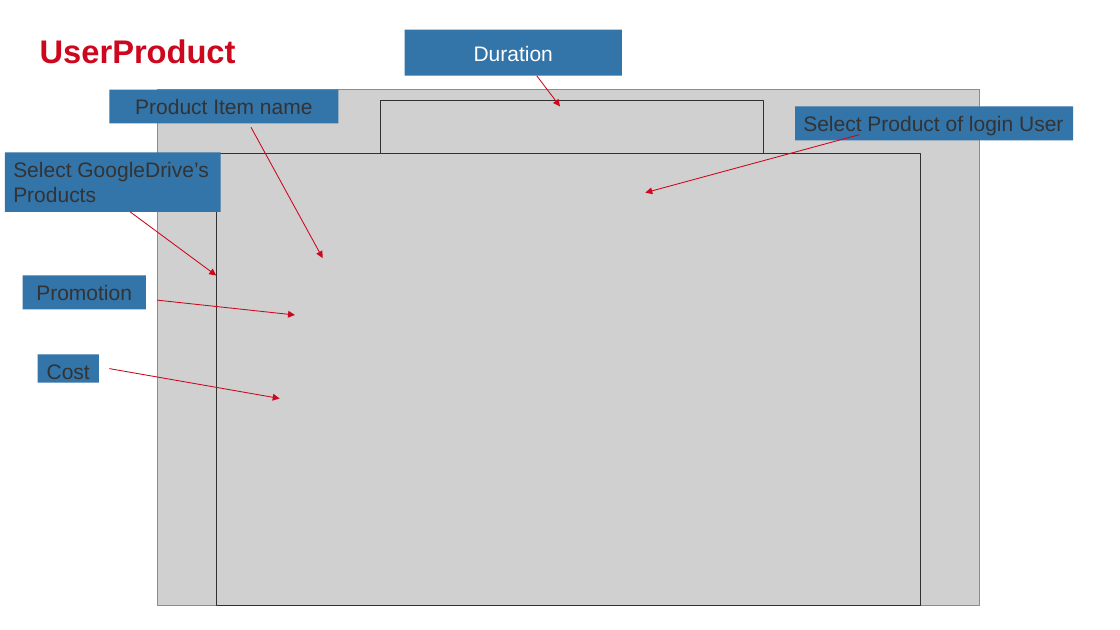
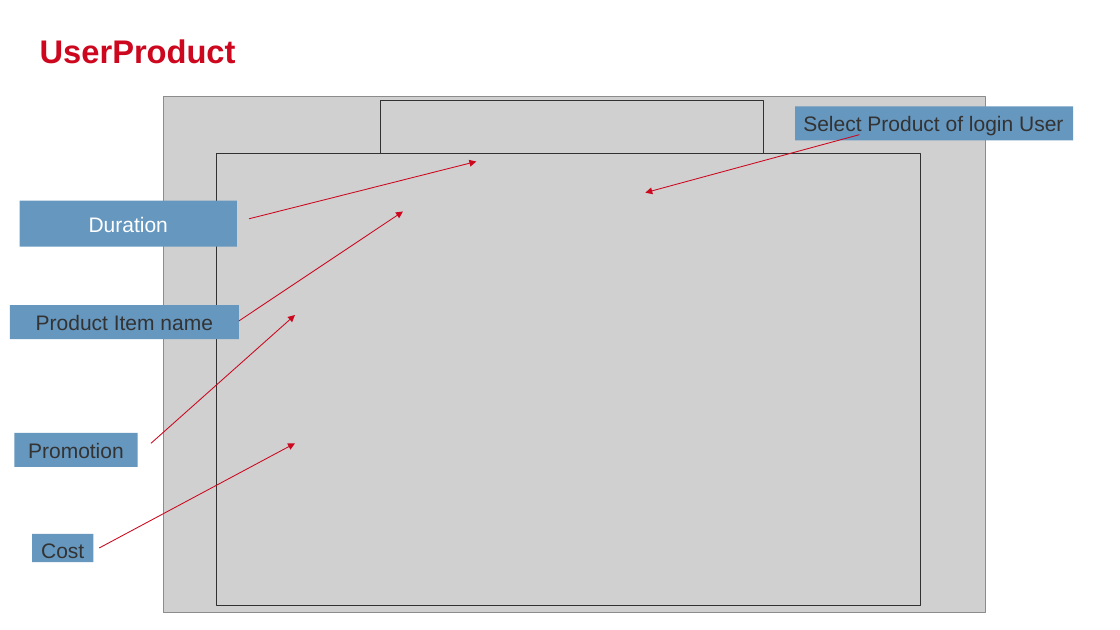
Before and after one commit to budukhcmut/YPP4-document, a slide deck: slide 25 of 001_SQL/Document/Presentation1.pptx. Drawn at 1120x630 pixels with LibreOffice and Linux fonts; fonts in the diff are those of the drawing; grey boxes stand for pictures; background and template pictures are left out. Boxes give left, top, right and bottom in pixels: in the first picture for what was removed or moved away, otherwise in the second. Text is boxed around its words. In the diff, an @@ line names an element or a change of style, - is before the commit and + after.

Commit message:
update slide

```diff
--- a/001_SQL/Document/Presentation1.pptx
+++ b/001_SQL/Document/Presentation1.pptx
@@ picture: place and size @@
-picture at box(157, 90, 980, 607)
+picture at box(163, 97, 986, 613)
@@ rectangle removed at box(5, 153, 221, 213) @@
-Select GoogleDrive’s Products
@@ arrow moved from (537, 76) - (560, 107) to (249, 219) - (476, 161) @@
@@ fill #3374A9 to #6697BF in 5 elements at box(795, 107, 1073, 140), box(10, 305, 239, 339), box(32, 534, 93, 563), box(14, 433, 138, 466), box(19, 201, 237, 247) @@
@@ rectangle "Duration": place and size @@
-rectangle "Duration" at box(405, 29, 623, 76)
+rectangle "Duration" at box(19, 201, 237, 247)
@@ arrow removed from (130, 212) to (216, 276) @@
@@ arrow moved from (251, 127) - (323, 258) to (239, 321) - (403, 212) @@
@@ rectangle "Product Item name": place and size @@
-rectangle "Product Item name" at box(109, 90, 339, 124)
+rectangle "Product Item name" at box(10, 305, 239, 339)
@@ arrow moved from (157, 300) - (295, 315) to (151, 444) - (295, 315) @@
@@ rectangle "Promotion": place and size @@
-rectangle "Promotion" at box(23, 276, 146, 309)
+rectangle "Promotion" at box(14, 433, 138, 466)
@@ arrow moved from (109, 369) - (280, 398) to (99, 548) - (295, 444) @@
@@ rectangle "Cost": place and size @@
-rectangle "Cost" at box(38, 355, 99, 383)
+rectangle "Cost" at box(32, 534, 93, 563)
```
Also in this commit, not shown: 17 other slides changed.
